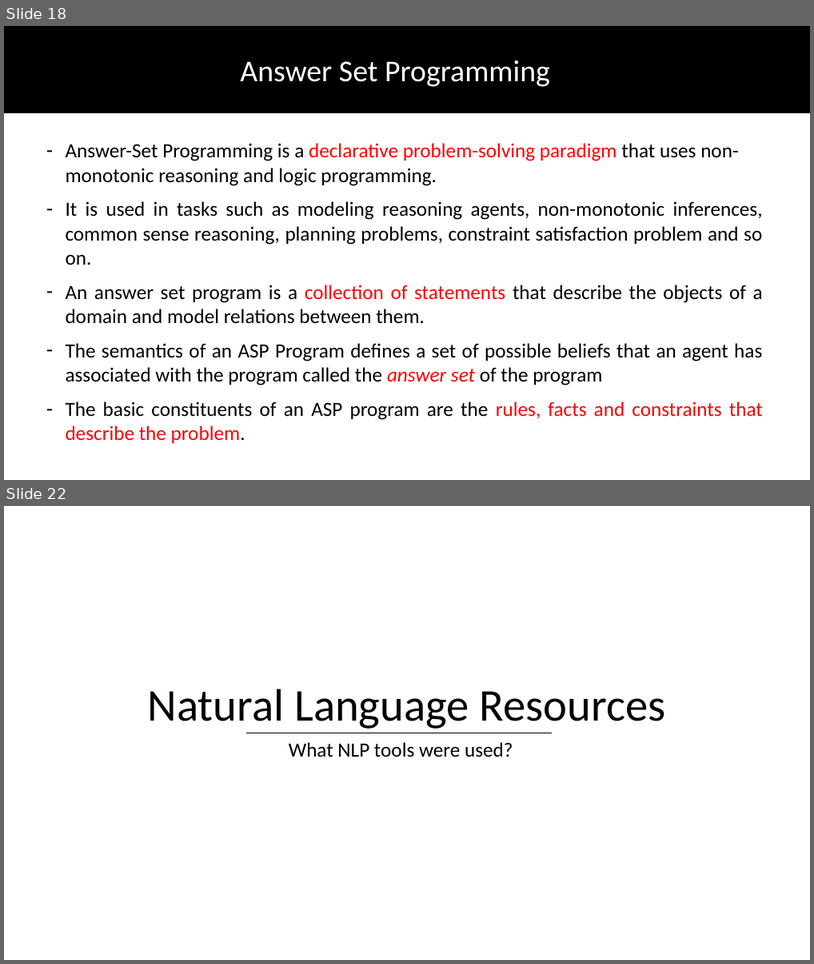
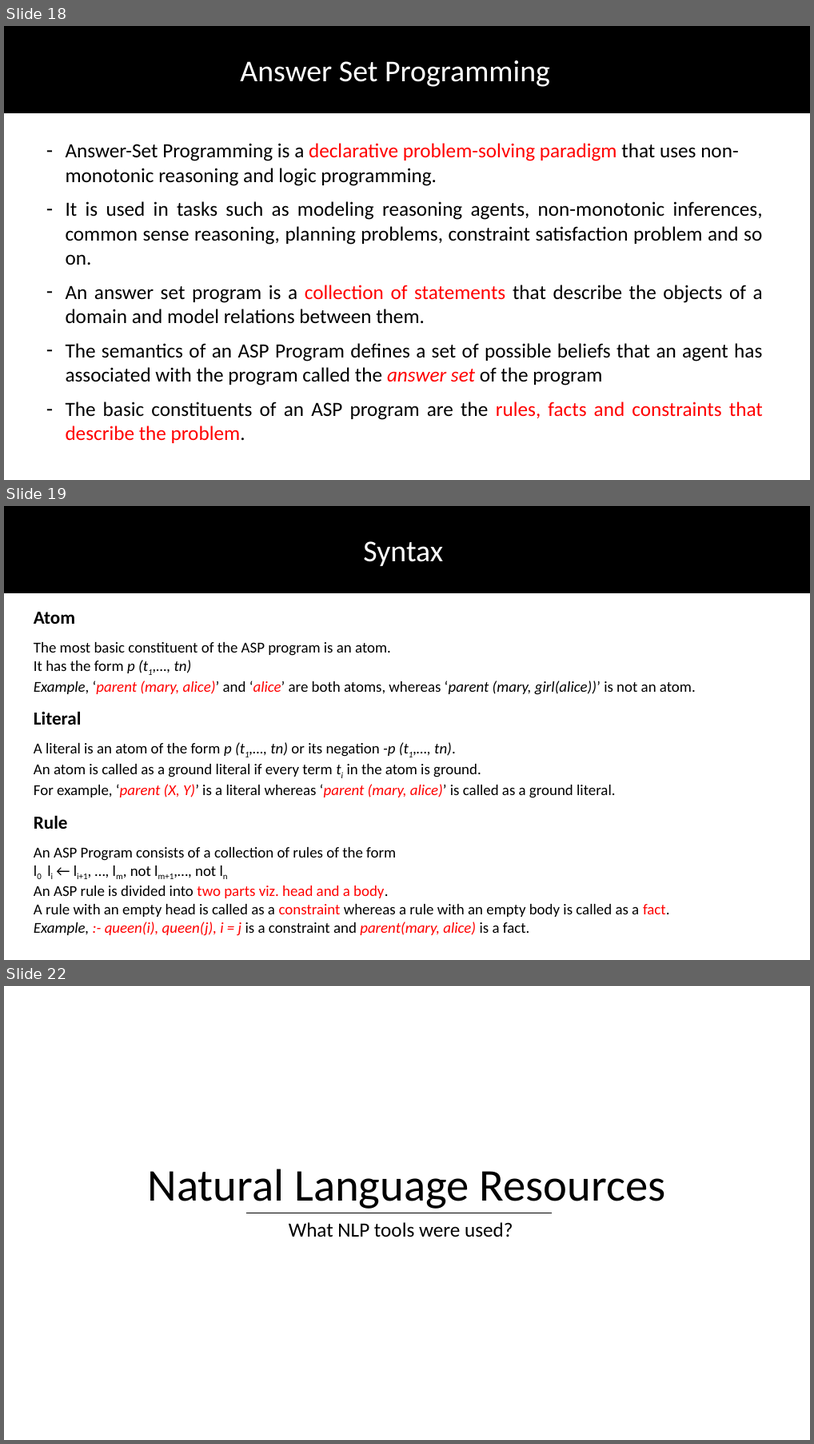
Before and after one commit to DhruvaPendharkar/thesis-project, a slide deck: Notes/ThesisPresentation.pptx. Shown one above the other, each under a label of ours: slides 18 and 22 before the commit, slides 18, 19 and 22 after it; the slides between them are not shown. The pictures are 814x964 and 814x1444 pixels, drawn with LibreOffice and Linux fonts; fonts in the diff are those of the drawing. Boxes give left, top, right and bottom in pixels: in the first picture for what was removed or moved away, otherwise in the second. Text is boxed around its words. In the diff, an @@ line names an element or a change of style, - is before the commit and + after.

```diff
--- a/Notes/ThesisPresentation.pptx
+++ b/Notes/ThesisPresentation.pptx
@@ slide 19 added at [4, 506, 810, 960], background #FFFFFF @@
@@ rectangle added at [4, 506, 810, 592], fill #000000, outline #000000 1 pt @@
@@ text added at [363, 541, 443, 566], 36 pt, text #FFFFFF @@
+Syntax
@@ text added at [34, 612, 696, 695], 18 pt, text #000000 @@
+Atom
+The most basic constituent of the ASP program is an atom.
+It has the form p (t1,…, tn)
+Example, ‘parent (mary, alice)’ and ‘alice’ are both atoms, whereas ‘parent (mary, girl(alice))’ is not an atom.
@@ text added at [34, 711, 616, 798], 18 pt, text #000000 @@
+Literal
+A literal is an atom of the form p (t1,…, tn) or its negation -p (t1,…, tn).
+An atom is called as a ground literal if every term ti in the atom is ground.
+For example, ‘parent (X, Y)’ is a literal whereas ‘parent (mary, alice)’ is called as a ground literal.
@@ text added at [34, 815, 670, 936], 18 pt, text #000000 @@
+Rule
+An ASP Program consists of a collection of rules of the form
+l0 li ← li+1, …, lm, not lm+1,…, not ln
+An ASP rule is divided into two parts viz. head and a body.
+A rule with an empty head is called as a constraint whereas a rule with an empty body is called as a fact.
+Example, :- queen(i), queen(j), i = j is a constraint and parent(mary, alice) is a fact.
```
Also in this commit, not shown: 11 other slides added, 3 slides removed.
